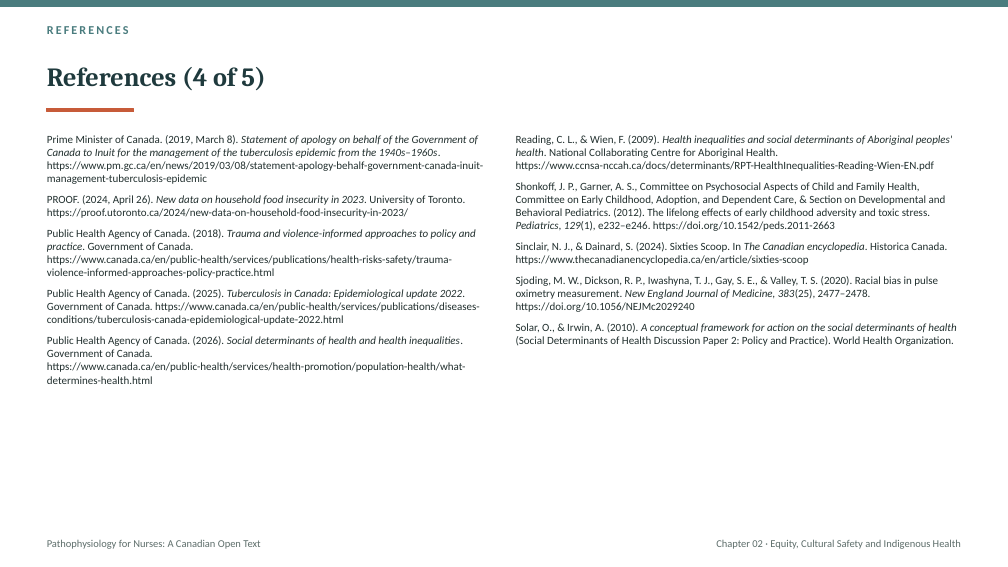
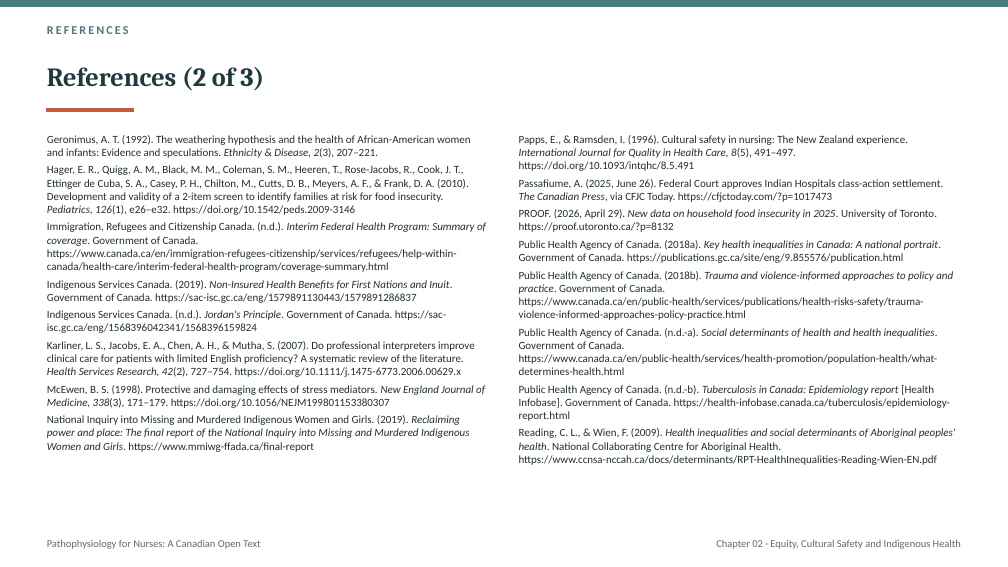
Before and after one commit to andrewleenl/opensourcenursing, a slide deck: slide 48 of Ch02_Equity_Cultural_Safety_Indigenous_Health_Lecture_Presentation.pptx (slide 67 before the commit). Drawn at 1008x567 pixels with LibreOffice and Linux fonts; fonts in the diff are those of the drawing. Boxes give left, top, right and bottom in pixels: in the first picture for what was removed or moved away, otherwise in the second. Text is boxed around its words. In the diff, an @@ line names an element or a change of style, - is before the commit and + after.

```diff
--- a/Ch02_Equity_Cultural_Safety_Indigenous_Health_Lecture_Presentation.pptx
+++ b/Ch02_Equity_Cultural_Safety_Indigenous_Health_Lecture_Presentation.pptx
@@ title at box(47, 67, 264, 90): text changed @@
-References (4 of 5)
+References (2 of 3)
@@ text added at box(47, 135, 486, 452), 10.5 pt, text #22302F @@
+Geronimus, A. T. (1992). The weathering hypothesis and the health of African-American women and infants: Evidence and speculations. Ethnicity & Disease, 2(3), 207–221.
+Hager, E. R., Quigg, A. M., Black, M. M., Coleman, S. M., Heeren, T., Rose-Jacobs, R., Cook, J. T., Ettinger de Cuba, S. A., Casey, P. H., Chilton, M., Cutts, D. B., Meyers, A. F., & Frank, D. A. (2010). Development and validity of a 2-item screen to identify families at risk for food insecurity. Pediatrics, 126(1), e26–e32. https://doi.org/10.1542/peds.2009-3146
+Immigration, Refugees and Citizenship Canada. (n.d.). Interim Federal Health Program: Summary of coverage. Government of Canada. https://www.canada.ca/en/immigration-refugees-citizenship/services/refugees/help-within-canada/health-care/interim-federal-health-program/coverage-summary.html
+Indigenous Services Canada. (2019). Non-Insured Health Benefits for First Nations and Inuit. Government of Canada. https://sac-isc.gc.ca/eng/1579891130443/1579891286837
+Indigenous Services Canada. (n.d.). Jordan's Principle. Government of Canada. https://sac-isc.gc.ca/eng/1568396042341/1568396159824
+Karliner, L. S., Jacobs, E. A., Chen, A. H., & Mutha, S. (2007). Do professional interpreters improve clinical care for patients with limited English proficiency? A systematic review of the literature. Health Services Research, 42(2), 727–754. https://doi.org/10.1111/j.1475-6773.2006.00629.x
+McEwen, B. S. (1998). Protective and damaging effects of stress mediators. New England Journal of Medicine, 338(3), 171–179. https://doi.org/10.1056/NEJM199801153380307
+National Inquiry into Missing and Murdered Indigenous Women and Girls. (2019). Reclaiming power and place: The final report of the National Inquiry into Missing and Murdered Indigenous Women and Girls. https://www.mmiwg-ffada.ca/final-report
@@ text removed at box(516, 135, 956, 346) @@
-Reading, C. L., & Wien, F. (2009). Health inequalities and social determinants of Aboriginal peoples' health. National Collaborating Centre for Aboriginal Health. https://www.ccnsa-nccah.ca/docs/determinants/RPT-HealthInequalities-Reading-Wien-EN.pdf
-Shonkoff, J. P., Garner, A. S., Committee on Psychosocial Aspects of Child and Family Health, Committee on Early Childhood, Adoption, and Dependent Care, & Section on Developmental and Behavioral Pediatrics. (2012). The lifelong effects of early childhood adversity and toxic stress. Pediatrics, 129(1), e232–e246. https://doi.org/10.1542/peds.2011-2663
-Sinclair, N. J., & Dainard, S. (2024). Sixties Scoop. In The Canadian encyclopedia. Historica Canada. https://www.thecanadianencyclopedia.ca/en/article/sixties-scoop
-Sjoding, M. W., Dickson, R. P., Iwashyna, T. J., Gay, S. E., & Valley, T. S. (2020). Racial bias in pulse oximetry measurement. New England Journal of Medicine, 383(25), 2477–2478. https://doi.org/10.1056/NEJMc2029240
-Solar, O., & Irwin, A. (2010). A conceptual framework for action on the social determinants of health (Social Determinants of Health Discussion Paper 2: Policy and Practice). World Health Organization.
@@ text at box(519, 135, 956, 465): text changed @@
-Prime Minister of Canada. (2019, March 8). Statement of apology on behalf of the Government of Canada to Inuit for the management of the tuberculosis epidemic from the 1940s–1960s. https://www.pm.gc.ca/en/news/2019/03/08/statement-apology-behalf-government-canada-inuit-management-tuberculosis-epidemic
-PROOF. (2024, April 26). New data on household food insecurity in 2023. University of Toronto. https://proof.utoronto.ca/2024/new-data-on-household-food-insecurity-in-2023/
-Public Health Agency of Canada. (2018). Trauma and violence-informed approaches to policy and practice. Government of Canada. https://www.canada.ca/en/public-health/services/publications/health-risks-safety/trauma-violence-informed-approaches-policy-practice.html
-Public Health Agency of Canada. (2025). Tuberculosis in Canada: Epidemiological update 2022. Government of Canada. https://www.canada.ca/en/public-health/services/publications/diseases-conditions/tuberculosis-canada-epidemiological-update-2022.html
-Public Health Agency of Canada. (2026). Social determinants of health and health inequalities. Government of Canada. https://www.canada.ca/en/public-health/services/health-promotion/population-health/what-determines-health.html
+Papps, E., & Ramsden, I. (1996). Cultural safety in nursing: The New Zealand experience. International Journal for Quality in Health Care, 8(5), 491–497. https://doi.org/10.1093/intqhc/8.5.491
+Passafiume, A. (2025, June 26). Federal Court approves Indian Hospitals class-action settlement. The Canadian Press, via CFJC Today. https://cfjctoday.com/?p=1017473
+PROOF. (2026, April 29). New data on household food insecurity in 2025. University of Toronto. https://proof.utoronto.ca/?p=8132
+Public Health Agency of Canada. (2018a). Key health inequalities in Canada: A national portrait. Government of Canada. https://publications.gc.ca/site/eng/9.855576/publication.html
+Public Health Agency of Canada. (2018b). Trauma and violence-informed approaches to policy and practice. Government of Canada. https://www.canada.ca/en/public-health/services/publications/health-risks-safety/trauma-violence-informed-approaches-policy-practice.html
+Public Health Agency of Canada. (n.d.-a). Social determinants of health and health inequalities. Government of Canada. https://www.canada.ca/en/public-health/services/health-promotion/population-health/what-determines-health.html
+Public Health Agency of Canada. (n.d.-b). Tuberculosis in Canada: Epidemiology report [Health Infobase]. Government of Canada. https://health-infobase.canada.ca/tuberculosis/epidemiology-report.html
+Reading, C. L., & Wien, F. (2009). Health inequalities and social determinants of Aboriginal peoples' health. National Collaborating Centre for Aboriginal Health. https://www.ccnsa-nccah.ca/docs/determinants/RPT-HealthInequalities-Reading-Wien-EN.pdf
```
Also in this commit, not shown: 5 other slides changed, 44 slides added, 63 slides removed, 7 other files.
